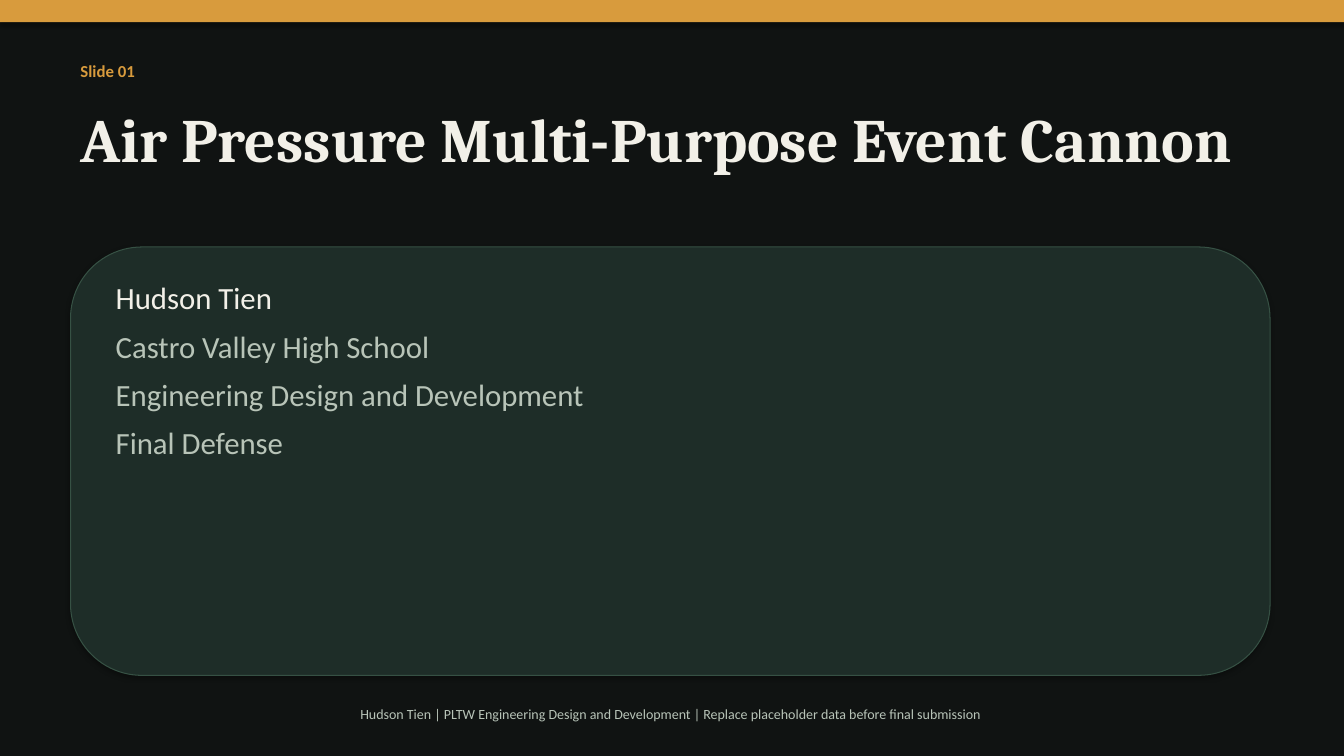
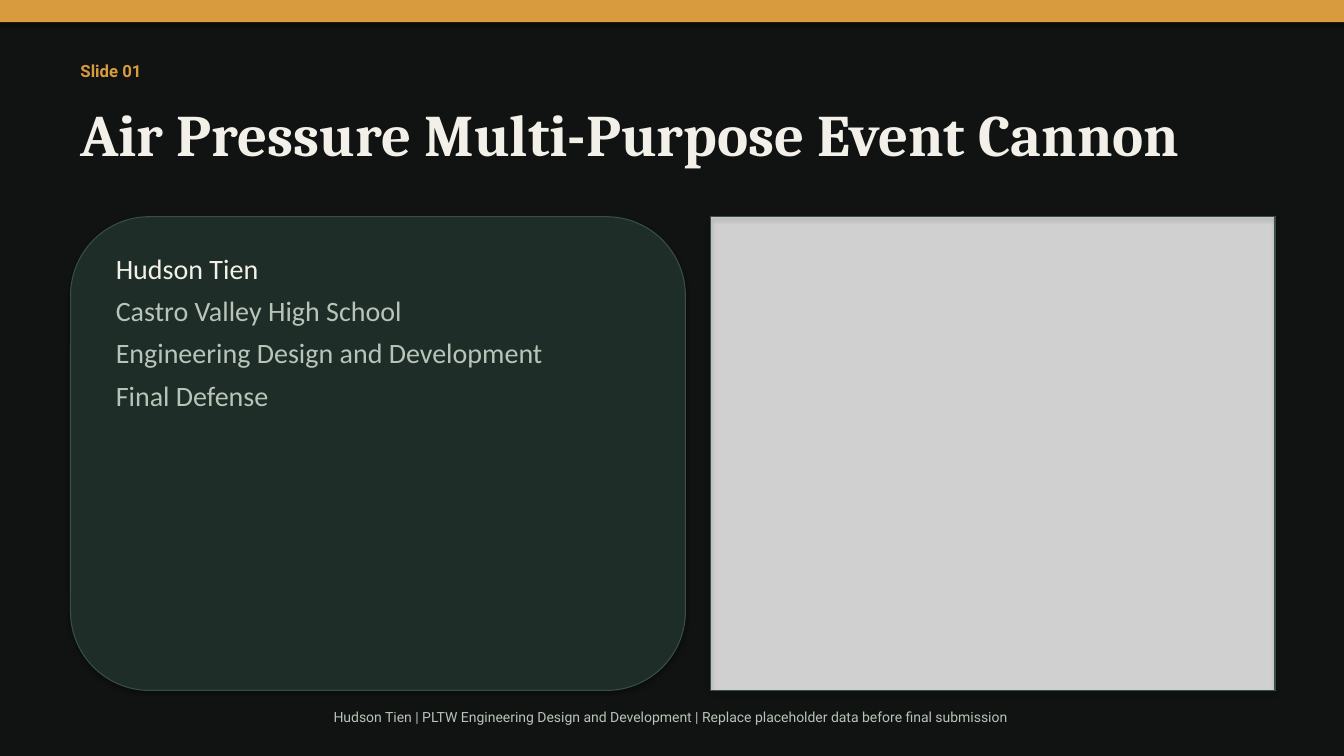
Before and after one commit to tienhdsn-000001/hudson-capstone-site, a slide deck: slide 1 of air-pressure-cannon-presentation.pptx. Drawn at 1344x756 pixels with LibreOffice and Linux fonts; fonts in the diff are those of the drawing; grey boxes stand for pictures. Boxes give left, top, right and bottom in pixels: in the first picture for what was removed or moved away, otherwise in the second. Text is boxed around its words. In the diff, an @@ line names an element or a change of style, - is before the commit and + after.

```diff
--- a/air-pressure-cannon-presentation.pptx
+++ b/air-pressure-cannon-presentation.pptx
@@ text "Slide 01" at (x1=80, y1=64, x2=141, y2=77): font Calibri to Roboto @@
@@ text "Air Pressure Multi-Purpose Event Cannon" at (x1=80, y1=115, x2=1179, y2=169): size 44 to 42 pt @@
@@ rounded rectangle resized from (x1=71, y1=247, x2=1270, y2=676) to (x1=71, y1=217, x2=686, y2=691) @@
@@ picture added at (x1=711, y1=217, x2=1275, y2=691) @@
@@ rectangle added at (x1=711, y1=217, x2=1275, y2=691), outline #365144 1 pt @@
@@ text "Hudson Tien" moved from (x1=116, y1=287, x2=583, y2=454) to (x1=116, y1=259, x2=543, y2=406) @@
@@ text "Hudson Tien" at (x1=116, y1=259, x2=543, y2=406): size 22 to 20 pt; less space between paragraphs @@
@@ text "Hudson Tien | PLTW Engineering ..." at (x1=334, y1=711, x2=1007, y2=725): font Calibri to Roboto @@
```
Also in this commit, not shown: 12 other slides changed, 3 slides added, 1 slide removed, 12 other files.
